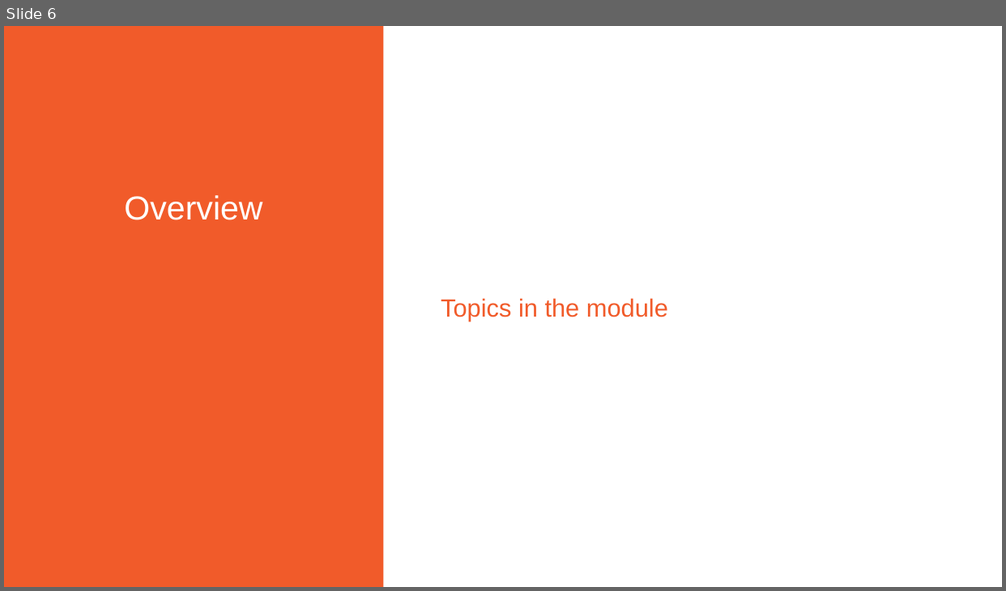
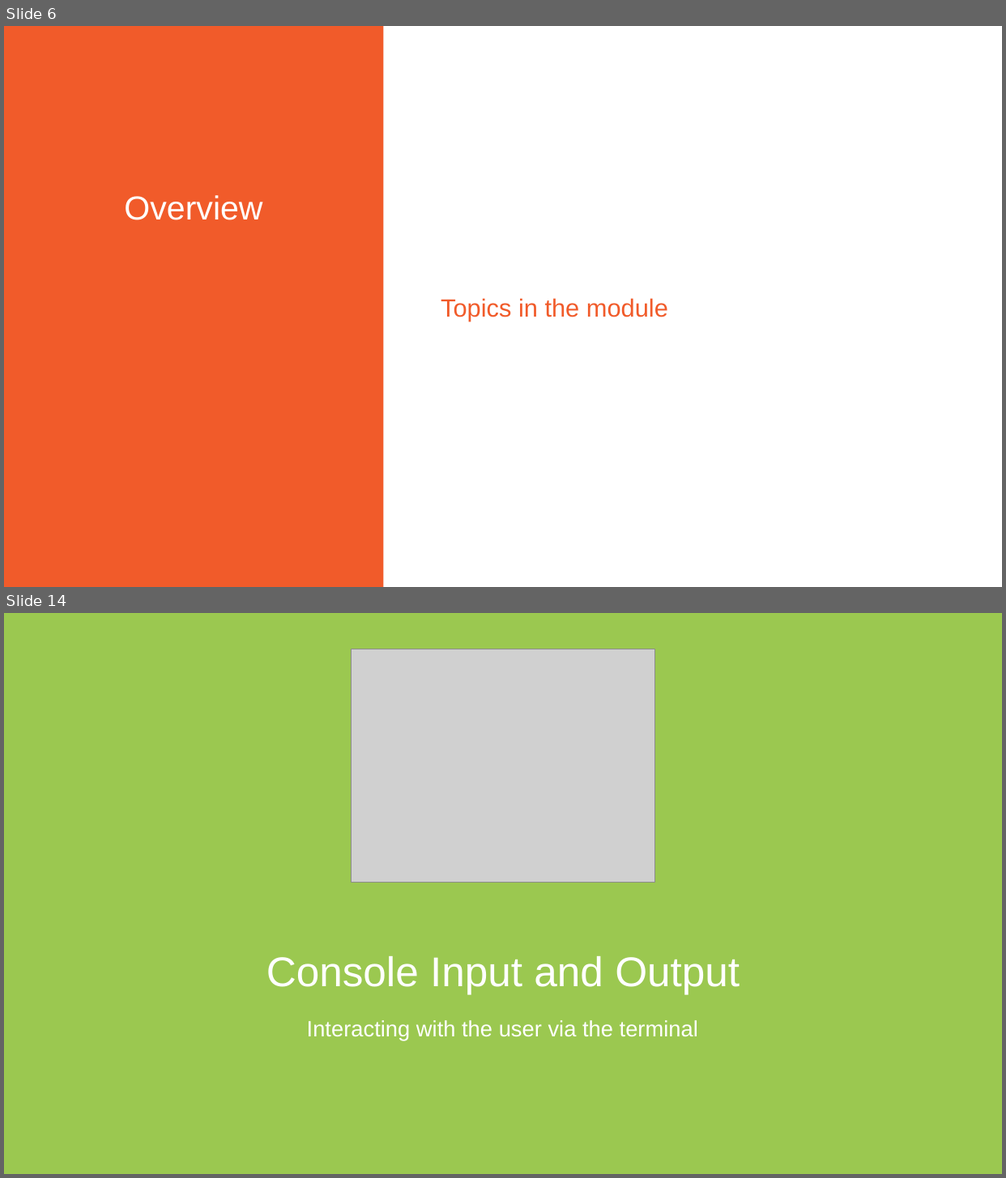
Before and after one commit to Pluralisght/fsharp-6-fundamentals, a slide deck: pres/wip.pptx. Shown one above the other, each under a label of ours: slide 6 before the commit, slides 6 and 14 after it; the slides between them are not shown. The pictures are 1006x591 and 1006x1178 pixels, drawn with LibreOffice and Linux fonts; fonts in the diff are those of the drawing; grey boxes stand for pictures; background and template pictures are left out. Boxes give left, top, right and bottom in pixels: in the first picture for what was removed or moved away, otherwise in the second. Text is boxed around its words. In the diff, an @@ line names an element or a change of style, - is before the commit and + after.

```diff
--- a/pres/wip.pptx
+++ b/pres/wip.pptx
@@ slide 14 added at bbox=[4, 613, 1002, 1174], background #9BC850 @@
@@ picture added at bbox=[351, 649, 654, 883] @@
@@ text added at bbox=[266, 956, 739, 995], 40 pt, text #FFFFFF @@
+Console Input and Output
@@ text added at bbox=[307, 1020, 698, 1041], 21.3 pt, text #FFFFFF @@
+Interacting with the user via the terminal
```
Also in this commit, not shown: 38 other slides added, 55 other files.
